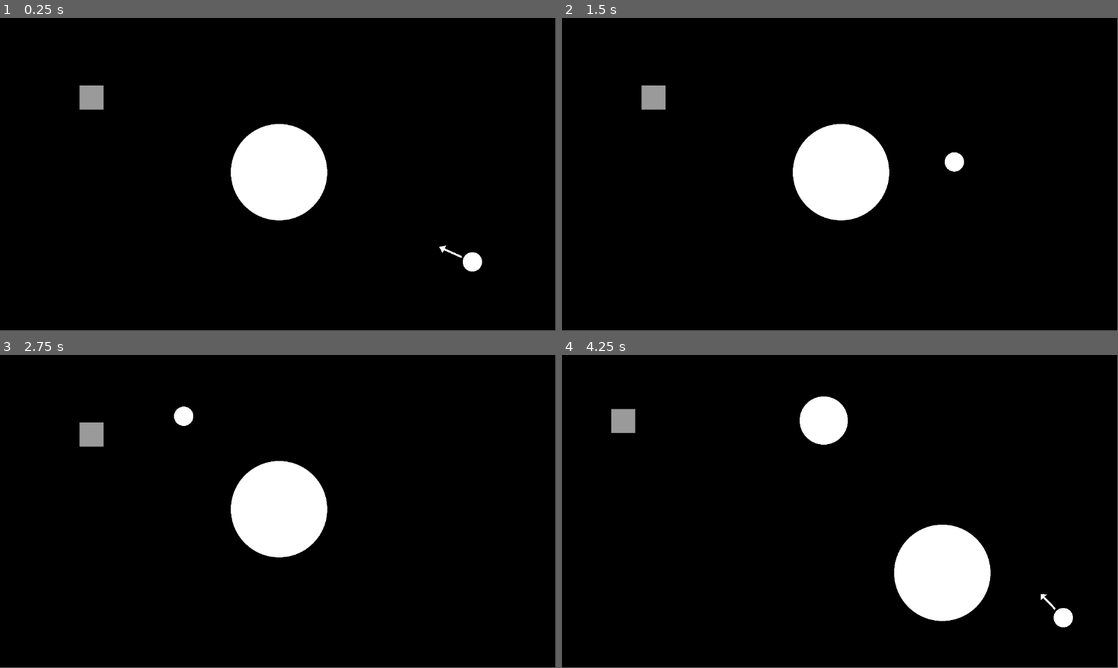
Above: before the commit, frames 1-4 (two rows, left to right).
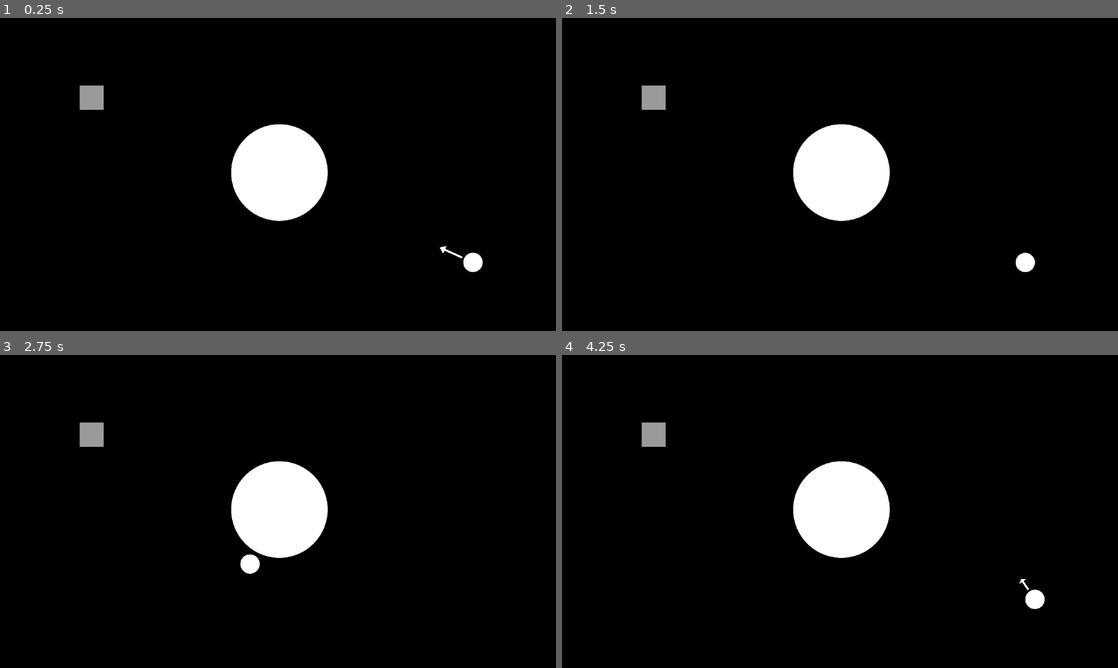
Above: after the commit, the same moments.

Repository: davidscholberg/world_lines
Game: Godot game, scene res://scenes/utility/main.tscn
The game is run twice, just before and just after one commit, with the same random seed, the same clock (stepped at 60 frames per second) and the same inputs.
Inputs (mouse positions are in pixels of both pictures, inside the frame that each line leads up to):
- Up to frame 1 (0.25 s): no input
- Up to frame 2 (1.5 s): tap Enter at 0.5 s; move the mouse to (962, 158) at 0.52 s; click (962, 158) at 0.67 s; move the mouse to (728, 190) at 1.27 s; click (728, 190) at 1.42 s
- Up to frame 3 (2.75 s): move the mouse to (333, 442) at 2.02 s; click (333, 442) at 2.17 s
- Up to frame 4 (4.25 s): move the mouse to (812, 574) at 2.77 s; click (812, 574) at 2.92 s; move the mouse to (1006, 558) at 3.52 s; click (1006, 558) at 3.67 s
In our replay, the window is 799x449 before the commit and 800x450 after it. These sizes can differ from the game's own. Grey fills any space a smaller window leaves; there, only what the larger window draws over its background counts as a difference.

The runs differ from the first frame. In frame 1, 0.2% of the frame differs, in the area x 14-87%, y 21-82%; in frame 2, 0.5%; in frame 3, 0.5%; in frame 4, 11%, in the area x 8-92%, y 13-88%.

Commit message:
changed stretch mode to viewport

Diff:
--- a/project.godot
+++ b/project.godot
@@ -15,6 +15,10 @@
 config/features=PackedStringArray("4.0", "Forward Plus")
 config/icon="res://icon.svg"
 
+[display]
+
+window/stretch/mode="viewport"
+
 [rendering]
 
 environment/defaults/default_clear_color=Color(0, 0, 0, 1)
--- a/scenes/objects/player.gd
+++ b/scenes/objects/player.gd
@@ -93,6 +93,16 @@
 	global_rotation = angle_to_cursor + (PI / 2)
 	initial_velocity_factor = _calculate_initial_velocity_factor(power_ratio)
 
+# NOTE: We have to scale the mouse position based on the window stretch factor
+# when the mouse position is given by the event object.
+func _scale_mouse_position(mouse_position: Vector2) -> Vector2:
+	var screen_transform: Transform2D = get_viewport().get_screen_transform()
+	var window_offset: Vector2 = screen_transform.get_origin()
+	mouse_position -= window_offset
+	var window_scale: Vector2 = screen_transform.get_scale()
+	mouse_position = Vector2(mouse_position.x / window_scale.x, mouse_position.y / window_scale.y)
+	return mouse_position
+
 func _ready():
 	_set_sprite_radius()
 	if Engine.is_editor_hint():
@@ -110,12 +120,14 @@
 	if in_motion or destination_reached:
 		return
 	if event is InputEventMouseButton:
-		var direction: Vector2 = global_position.direction_to(event.global_position)
+		var scaled_mouse_position: Vector2 = _scale_mouse_position(event.global_position)
+		var direction: Vector2 = global_position.direction_to(scaled_mouse_position)
 		velocity = direction * initial_velocity_factor
 		$ArrowSprite.visible = false
 		in_motion = true
 	if event is InputEventMouseMotion:
-		_handle_mouse_position_player_changes(event.global_position)
+		var scaled_mouse_position: Vector2 = _scale_mouse_position(event.global_position)
+		_handle_mouse_position_player_changes(scaled_mouse_position)
 
 func _physics_process(delta):
 	if Engine.is_editor_hint():
